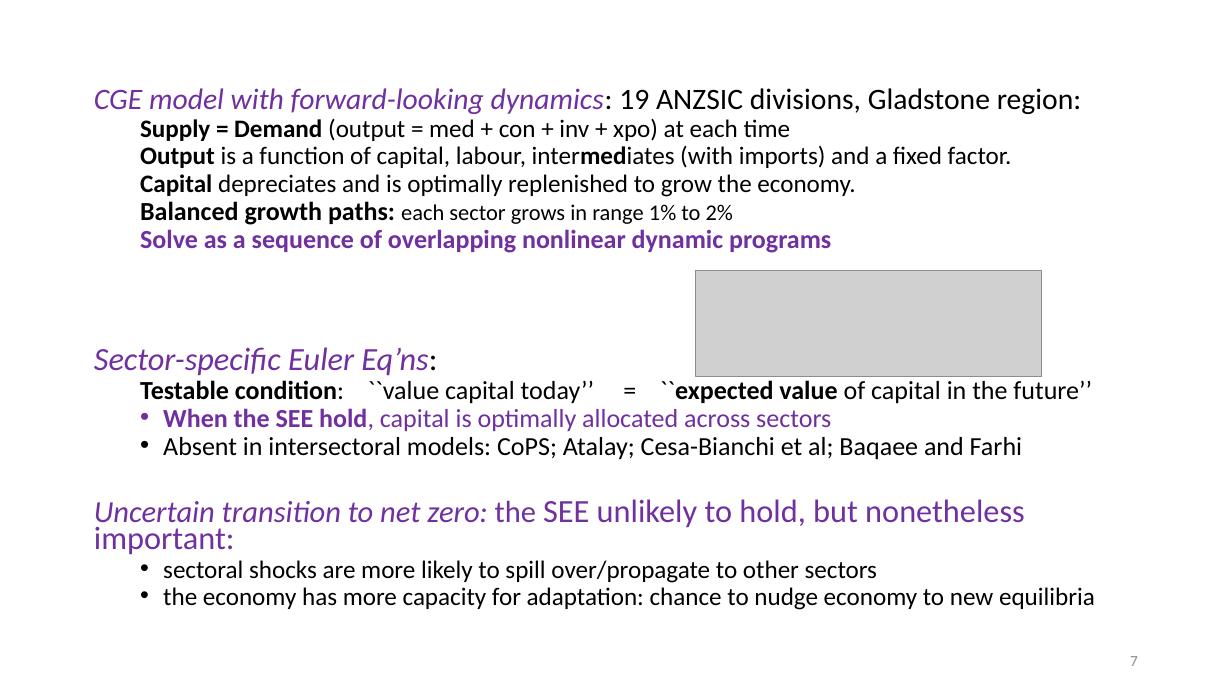
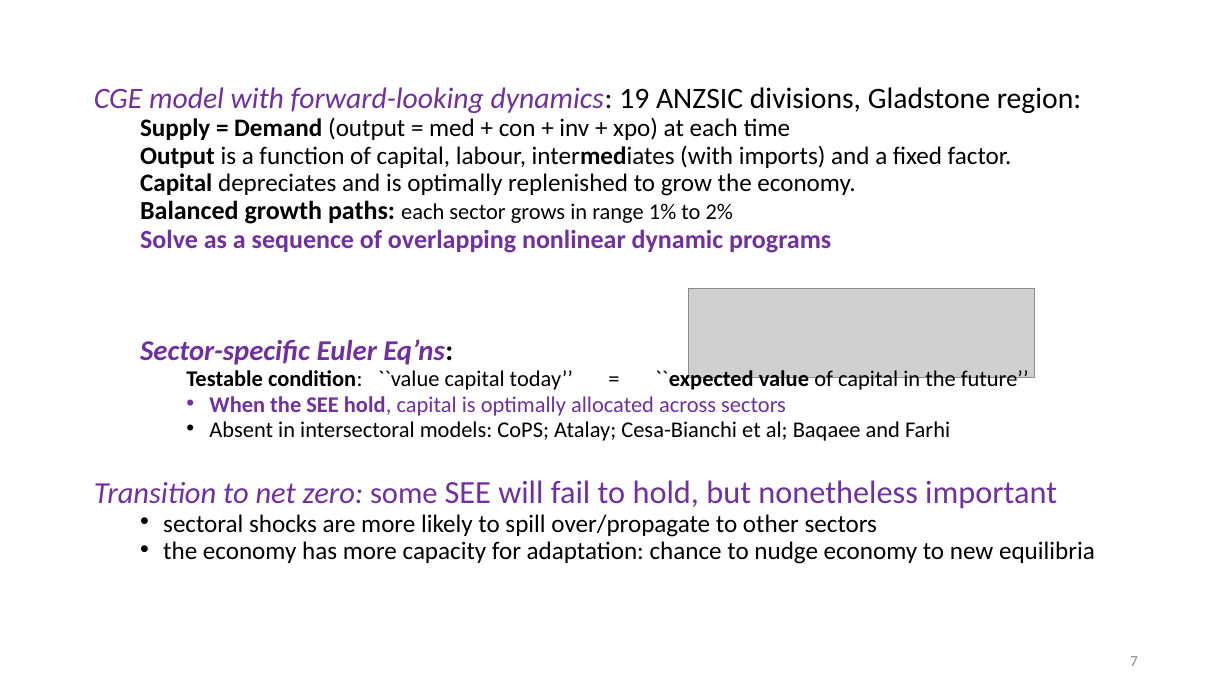
Before and after one commit to patrickocal/gladstone, a slide deck: slide 7 of powerpoint/glad-slides.pptx. Drawn at 1232x693 pixels with LibreOffice and Linux fonts; fonts in the diff are those of the drawing; grey boxes stand for pictures. Boxes give left, top, right and bottom in pixels: in the first picture for what was removed or moved away, otherwise in the second. Text is boxed around its words. In the diff, an @@ line names an element or a change of style, - is before the commit and + after.

```diff
--- a/powerpoint/glad-slides.pptx
+++ b/powerpoint/glad-slides.pptx
@@ picture: place and size @@
-picture at box(696, 271, 1042, 377)
+picture at box(689, 288, 1035, 378)
@@ text at box(140, 339, 1029, 441): size 25.2 to 22.4 pt, bold on in "Sector-specific Euler Eq’ns:"; size 20.3 to 17.5 pt in "Testable condition: ``value capital today’’ = ``expected ...", "When the SEE hold, capital is optimally ...", "Absent in intersectoral models: CoPS; Atalay; Cesa-Bianchi ..."; list level 1 to 2 in "Sector-specific Euler Eq’ns:"; list level 2 to 3 in "Testable condition: ``value capital today’’ ..."; list level 2 to 3 in "When the SEE hold, capital ..."; list level 2 to 3 in "Absent in intersectoral models: CoPS; ..." @@
@@ text at box(94, 480, 1057, 509): text changed @@
-Uncertain transition to net zero: the SEE unlikely to hold, but nonetheless important:
+Transition to net zero: some SEE will fail to hold, but nonetheless important
```
Also in this commit, not shown: 6 other slides changed, 1 other file.
